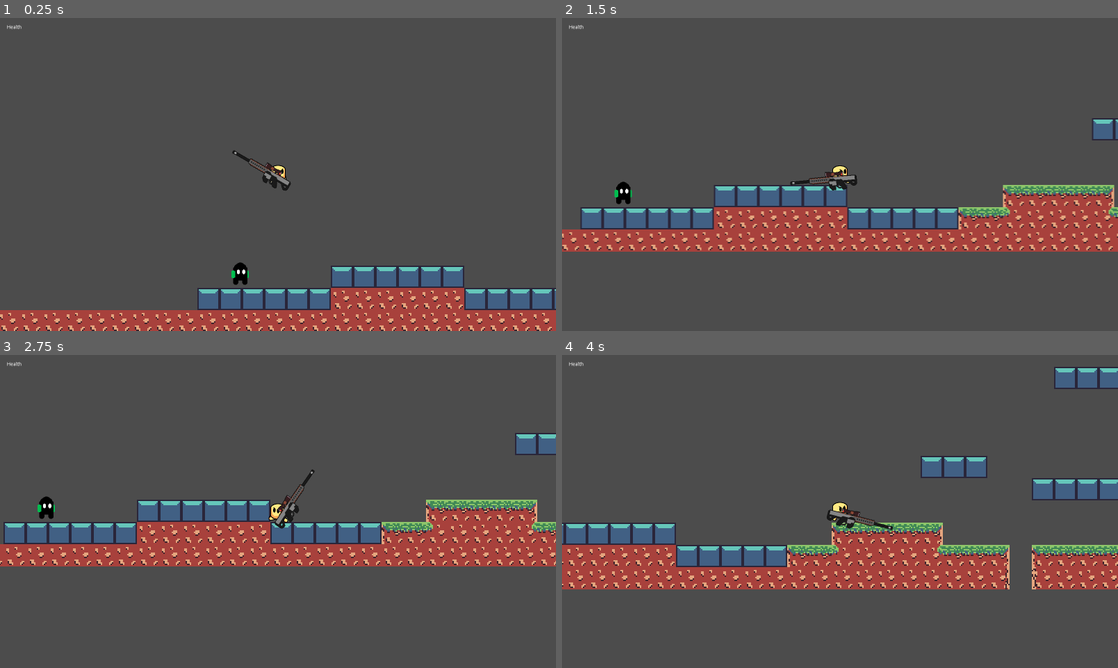
Above: before the commit, frames 1-4 (two rows, left to right).
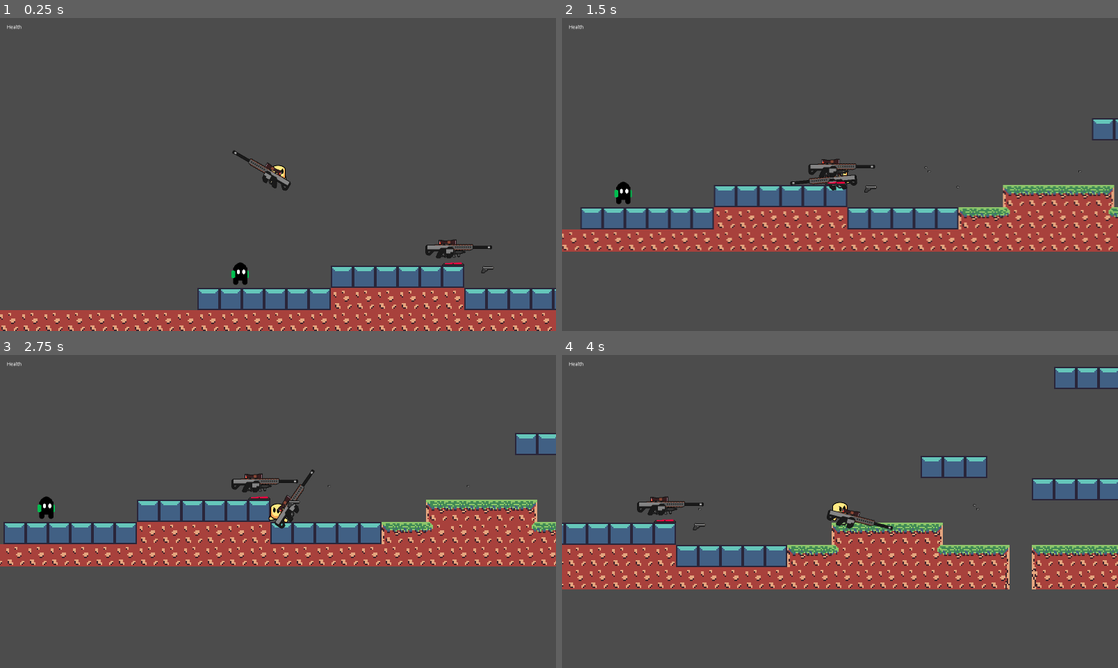
Above: after the commit, the same moments.

Repository: mbway/game-jam-2018
Game: Godot game, scene res://Main.tscn
Two runs of this game, one before a commit and one after it. Both use one fixed random seed, a clock stepped at 60 frames per second and the inputs below.
Inputs (mouse positions are in pixels of both pictures, inside the frame that each line leads up to):
- Up to frame 1 (0.25 s): no input
- Up to frame 2 (1.5 s): move the mouse to (962, 158) at 0.52 s; press the mouse at (962, 158) at 0.53 s; hold Right (ui_right) from 0.53 s (still down); tap Up (ui_up) at 0.77 s; move the mouse to (728, 190) at 1.27 s; release the mouse at (728, 190) at 1.28 s; click (728, 190) at 1.35 s
- Up to frame 3 (2.75 s): tap Up (ui_up) at 1.52 s; move the mouse to (333, 442) at 2.02 s; release Right (ui_right) at 2.03 s; press the mouse at (333, 442) at 2.03 s; hold Left (ui_left) from 2.03 s (still down)
- Up to frame 4 (4 s): move the mouse to (812, 574) at 2.77 s; release Left (ui_left) at 2.78 s; release the mouse at (812, 574) at 2.78 s; hold Right (ui_right) from 2.78 s (still down); click (812, 574) at 2.85 s; tap Up (ui_up) at 3.02, 3.77 s; move the mouse to (1006, 558) at 3.52 s; press the mouse at (1006, 558) at 3.53 s

The runs differ from the first frame. In frame 1, 0.4% of the frame differs, in the area x 76-89%, y 70-82%; in frame 2, 0.4%; in frame 3, 0.4%, in the area x 41-85%, y 37-49%; in frame 4, 0.4%.
Error after the commit: Attempt to call function 'hide' in base 'null instance' on a null instance. (res://WeaponSpawn.gd:23)

Commit message:
WeaponSpawn_start

Diff:
--- a/Main.tscn
+++ b/Main.tscn
@@ -1,9 +1,10 @@
-[gd_scene load_steps=6 format=2]
+[gd_scene load_steps=7 format=2]
 
 [ext_resource path="res://TestMap.tscn" type="PackedScene" id=1]
 [ext_resource path="res://Player.tscn" type="PackedScene" id=2]
 [ext_resource path="res://HUD.tscn" type="PackedScene" id=3]
 [ext_resource path="res://Assets/Placeholders/Player.png" type="Texture" id=4]
+[ext_resource path="res://WeaponSpawn.tscn" type="PackedScene" id=5]
 
 [sub_resource type="RectangleShape2D" id=1]
 
@@ -75,3 +76,7 @@
 editor_draw_screen = true
 editor_draw_limits = false
 editor_draw_drag_margin = false
+
+[node name="Area2D" parent="." index="6" instance=ExtResource( 5 )]
+
+position = Vector2( 864, 704 )
--- /dev/null
+++ b/WeaponSpawn.gd
@@ -0,0 +1,25 @@
+extends Area2D
+
+const COOLDOWN_MAX = 20
+var cooldownCount = 10
+
+var ready = true
+
+var WeaponType = 'pistol'
+
+func _ready():
+	# Called every time the node is added to the scene.
+	# Initialization here
+	pass
+
+func _process(delta):
+	if(!ready && cooldownCount <= 0):
+		WeaponType = 'pistol'
+
+	ready = cooldownCount <= 0
+
+	if (!ready):
+		cooldownCount -= delta
+		$Gun.hide()
+	else:
+		$Gun.show()
--- /dev/null
+++ b/WeaponSpawn.tscn
@@ -0,0 +1,45 @@
+[gd_scene load_steps=7 format=2]
+
+[ext_resource path="res://WeaponSpawn.gd" type="Script" id=1]
+[ext_resource path="res://Assets/Objects/WeaponSpawn/WeaponSpawn1.png" type="Texture" id=2]
+[ext_resource path="res://Weapons/MachineGun.tscn" type="PackedScene" id=3]
+[ext_resource path="res://Weapons/Pistol.tscn" type="PackedScene" id=4]
+[ext_resource path="res://Weapons/Sniper.tscn" type="PackedScene" id=5]
+
+[sub_resource type="RectangleShape2D" id=1]
+
+custom_solver_bias = 0.0
+extents = Vector2( 24, 16 )
+
+[node name="WeaponSpawn" type="Area2D" index="0"]
+
+input_pickable = true
+gravity_vec = Vector2( 0, 1 )
+gravity = 98.0
+linear_damp = 0.1
+angular_damp = 1.0
+audio_bus_override = false
+audio_bus_name = "Master"
+script = ExtResource( 1 )
+
+[node name="Base" type="Sprite" parent="." index="0"]
+
+position = Vector2( 0, -8 )
+texture = ExtResource( 2 )
+
+[node name="CollisionShape2D" type="CollisionShape2D" parent="." index="1"]
+
+position = Vector2( 0, -24 )
+shape = SubResource( 1 )
+
+[node name="MachineGun" parent="." index="2" instance=ExtResource( 3 )]
+
+position = Vector2( -8, -48 )
+
+[node name="Pistol" parent="." index="3" instance=ExtResource( 4 )]
+
+position = Vector2( 0, -48 )
+
+[node name="Sniper" parent="." index="4" instance=ExtResource( 5 )]
+
+position = Vector2( -40, -64 )
Binary file added: Assets/Objects/WeaponSpawn/WeaponSpawn1.png
Not shown, added: Assets/Objects/WeaponSpawn/WeaponSpawn1.png.import
Binary file added: Assets/Objects/WeaponSpawn/WeaponSpawn2.png
Not shown, added: Assets/Objects/WeaponSpawn/WeaponSpawn2.png.import
Binary file added: Assets/Objects/WeaponSpawn/WeaponSpawn3.png
Not shown, added: Assets/Objects/WeaponSpawn/WeaponSpawn3.png.import
Binary file added: Assets/Objects/WeaponSpawn/WeaponSpawn4.png
Not shown, added: Assets/Objects/WeaponSpawn/WeaponSpawn4.png.import
Binary file added: Assets/WeaponSpawn.ase
